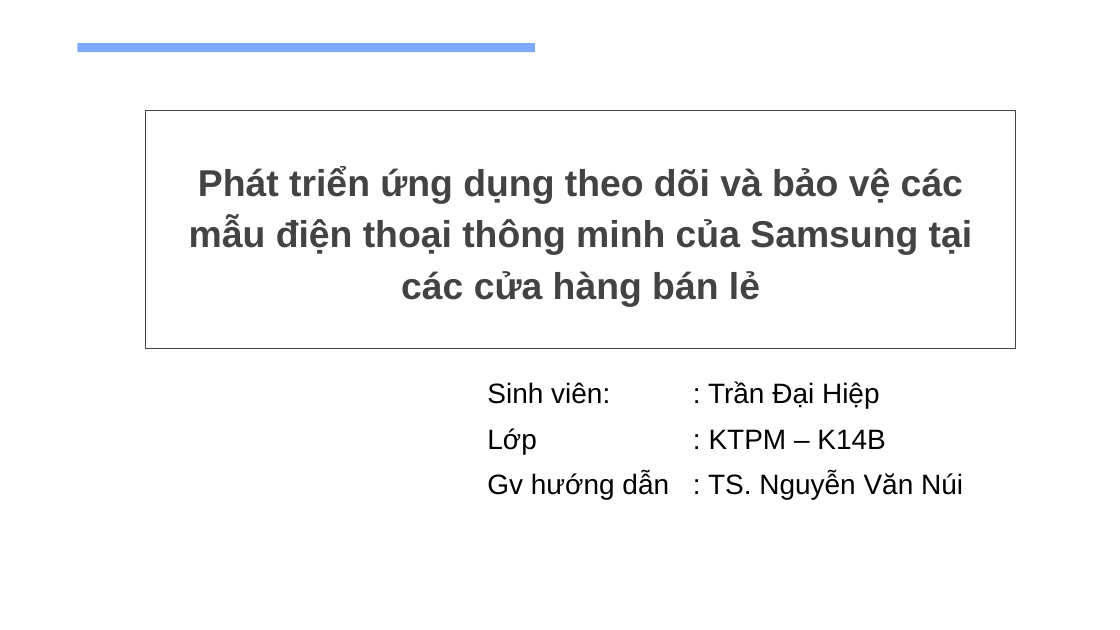
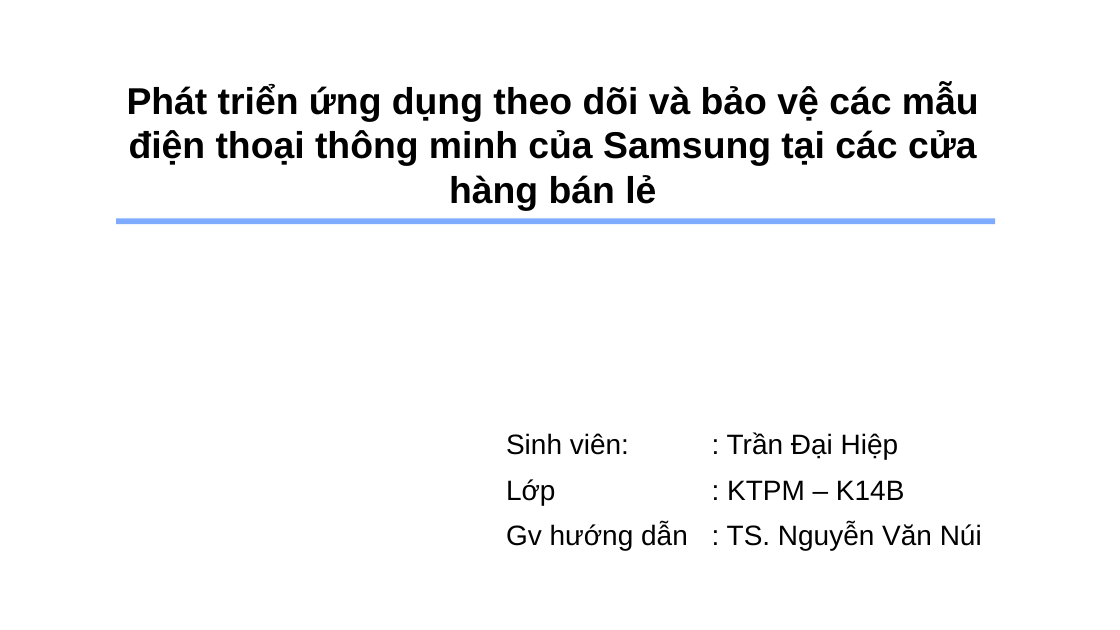
Before and after one commit to daihieptn97/share, a slide deck: slide 1 of Minimal Charm Blue variant.pptx. Drawn at 1120x630 pixels with LibreOffice and Linux fonts; fonts in the diff are those of the drawing. Boxes give left, top, right and bottom in pixels: in the first picture for what was removed or moved away, otherwise in the second. Text is boxed around its words. In the diff, an @@ line names an element or a change of style, - is before the commit and + after.

Commit message:
fix pp

```diff
--- a/Minimal Charm Blue variant.pptx
+++ b/Minimal Charm Blue variant.pptx
@@ rectangle removed at bbox=[77, 44, 535, 53] @@
@@ text "Phát triển ứng dụng theo ...": place and size @@
-text "Phát triển ứng dụng theo ..." at bbox=[146, 111, 1015, 349]
+text "Phát triển ứng dụng theo ..." at bbox=[127, 84, 979, 211]
@@ text "Phát triển ứng dụng theo ..." at bbox=[127, 84, 979, 211]: text colour #434343 to #000000; line spacing 1.15 to 1; vertical alignment middle to top; outline #434343 0.75 pt to none @@
@@ rectangle added at bbox=[116, 218, 996, 224], fill #7FABFF @@
@@ table: place and size @@
-table at bbox=[476, 373, 1034, 510]
+table at bbox=[495, 423, 1053, 560]
```
Also in this commit, not shown: 1 other slide changed.
